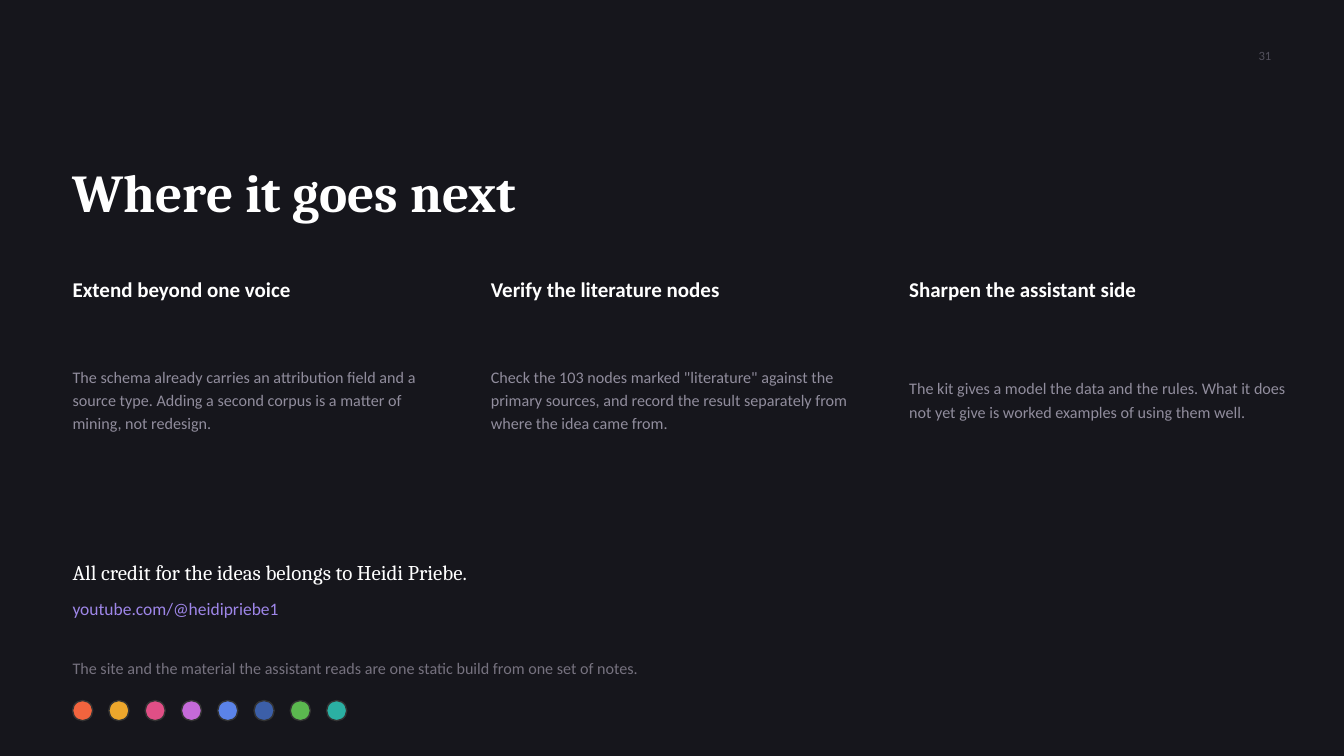
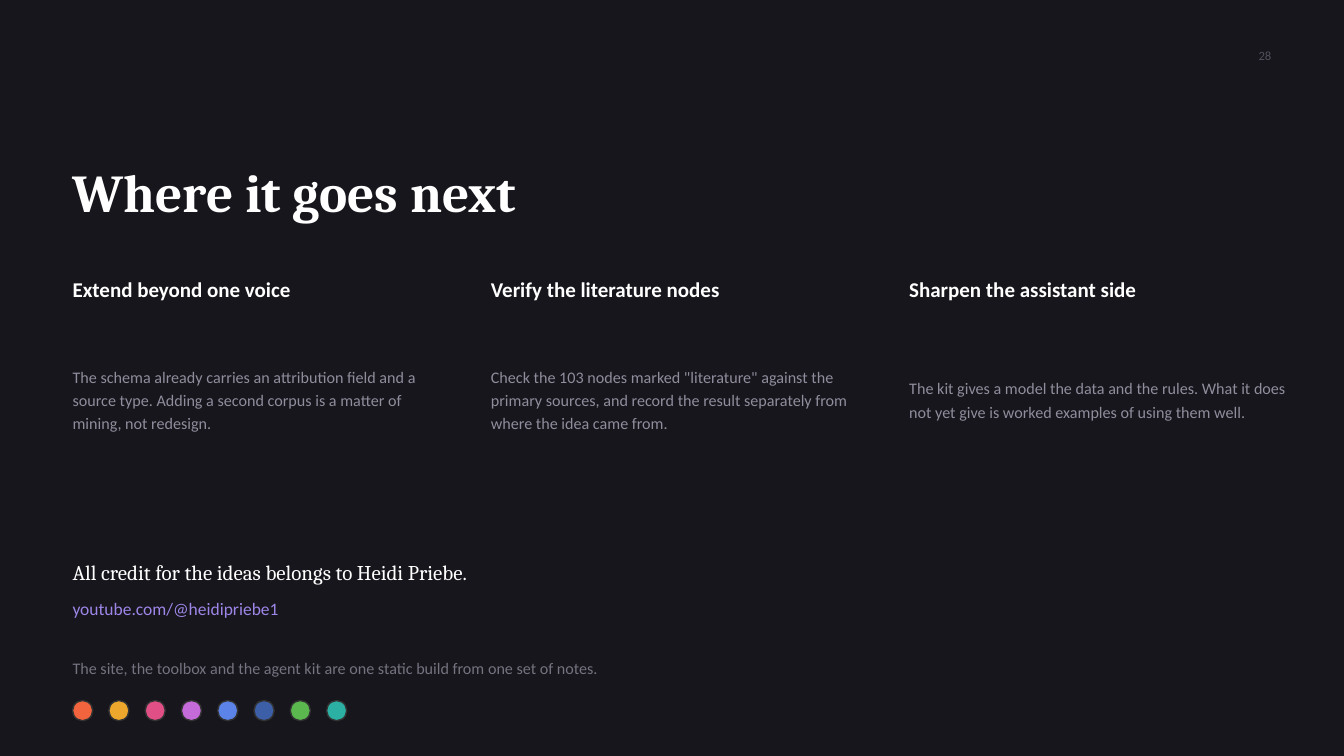
Before and after one commit to Touyette/AS-KG, a slide deck: slide 28 of Attachment-Knowledge-Graph.pptx (slide 31 before the commit). Drawn at 1344x756 pixels with LibreOffice and Linux fonts; fonts in the diff are those of the drawing. Boxes give left, top, right and bottom in pixels: in the first picture for what was removed or moved away, otherwise in the second. Text is boxed around its words. In the diff, an @@ line names an element or a change of style, - is before the commit and + after.

Commit message:
Revert "Retire the toolbox"
This reverts commit f0b4727c3659a6e4a59d50c203546681017b0676.

```diff
--- a/Attachment-Knowledge-Graph.pptx
+++ b/Attachment-Knowledge-Graph.pptx
@@ text at bbox=[1259, 52, 1272, 60]: text changed @@
-31
+28
@@ text at bbox=[73, 663, 598, 677]: text changed @@
-The site and the material the assistant reads are one static build from one set of notes.
+The site, the toolbox and the agent kit are one static build from one set of notes.
```
Also in this commit, not shown: 19 other slides changed, 6 slides added, 9 slides removed, 20 other files.
